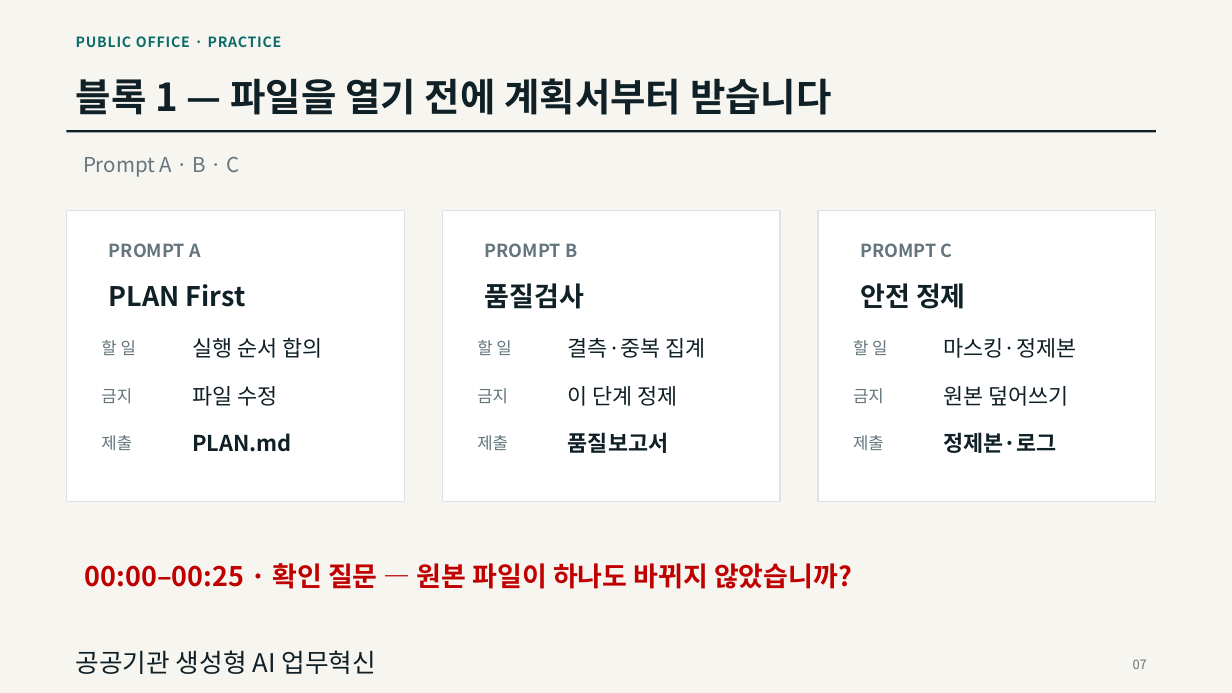
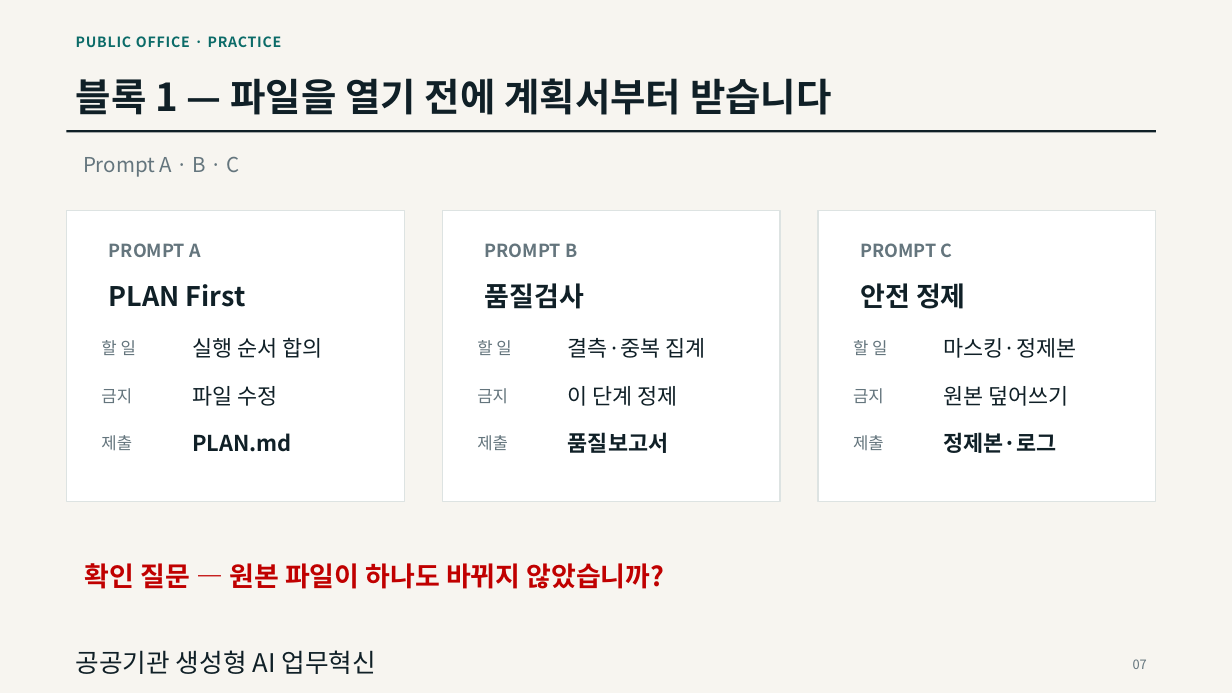
Before and after one commit to keerhee/gh-genai-ax-2day, a slide deck: slide 7 of 공공기관 생성형 AI 과정/session2/PublicOffice_GenAI_Practice_Round.pptx. Drawn at 1232x693 pixels with LibreOffice and Linux fonts; fonts in the diff are those of the drawing. Boxes give left, top, right and bottom in pixels: in the first picture for what was removed or moved away, otherwise in the second. Text is boxed around its words. In the diff, an @@ line names an element or a change of style, - is before the commit and + after.

```diff
--- a/공공기관 생성형 AI 과정/session2/PublicOffice_GenAI_Practice_Round.pptx
+++ b/공공기관 생성형 AI 과정/session2/PublicOffice_GenAI_Practice_Round.pptx
@@ text at [85,563,665,589]: text changed @@
-00:00–00:25 · 확인 질문 — 원본 파일이 하나도 바뀌지 않았습니까?
+확인 질문 — 원본 파일이 하나도 바뀌지 않았습니까?
```
Also in this commit, not shown: 9 other slides changed, 4 other files.
